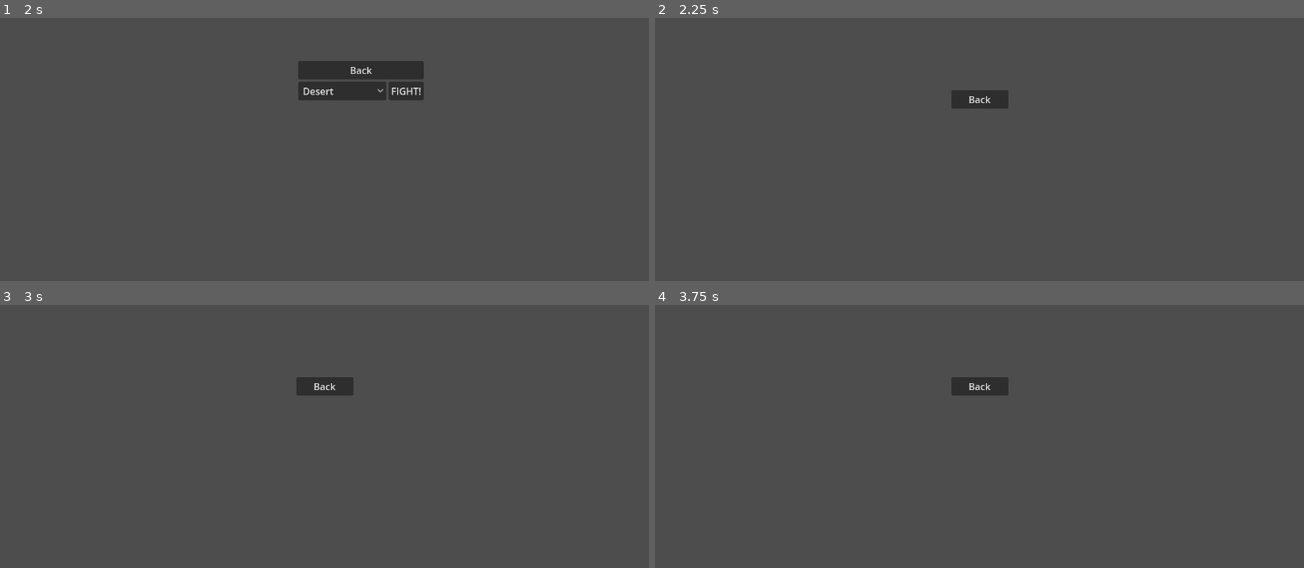
Above: before the commit, frames 1-4 (two rows, left to right).
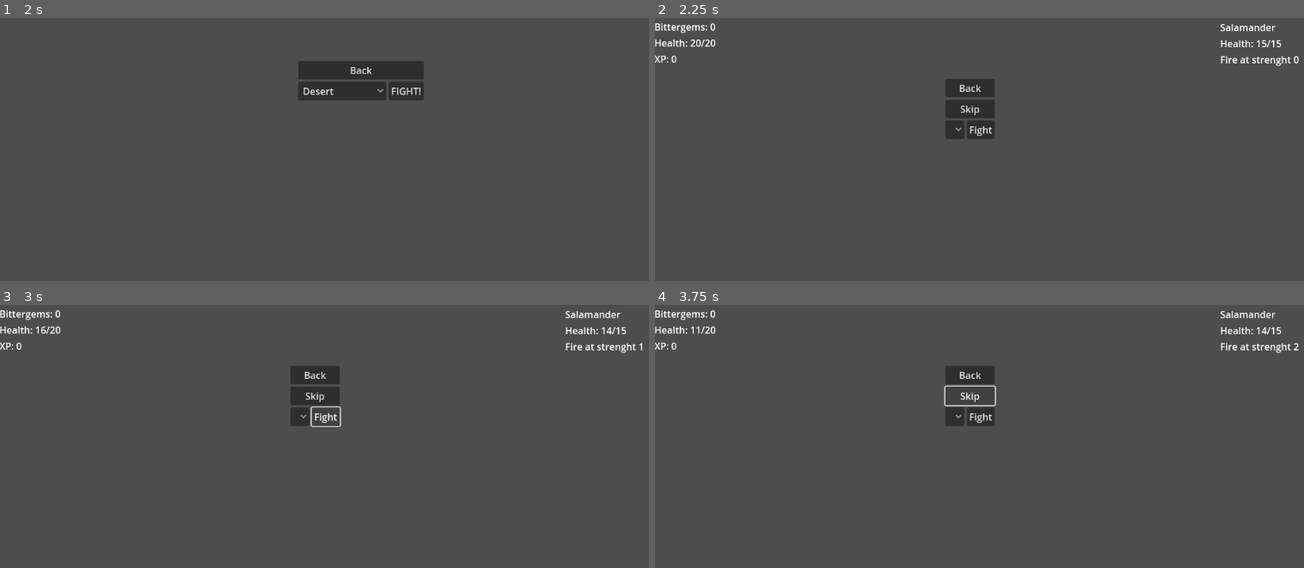
Above: after the commit, the same moments.

Repository: DrakeborgDev/elemastar
Game: Godot game, scene res://menus/main_menu.tscn
Two runs of this game, one before a commit and one after it. Both use one fixed random seed, a clock stepped at 60 frames per second and the inputs below.
Inputs (mouse positions are in pixels of both pictures, inside the frame that each line leads up to):
- Up to frame 1 (2 s): click "Begin" at 0.5 s; click "Battle" at 1.25 s
- Up to frame 2 (2.25 s): click "FIGHT!" at 2 s
- Up to frame 3 (3 s): click (324, 415) at 2.75 s, where only the run after the commit has a clickable "Fight"
- Up to frame 4 (3.75 s): click (973, 397) at 3.5 s, where only the run after the commit has a clickable "Skip"

Frame 1 is identical in both runs. In frame 2, 2.1% of the frame differs, in the area x 0-100%, y 1-47%; in frame 3, 2.0%; in frame 4, 2.0%.

Commit message:
Enemies now attack

Diff:
--- a/JSON/Enemies/beacon.json
+++ b/JSON/Enemies/beacon.json
@@ -12,7 +12,7 @@
 			"type": "Fire",
 			"damage": 1,
 			"status": {
-				"target": "player"
+				"target": "player",
 				"type": "subtractive",
 				"amount": 2,
 				"durration": 1,
--- a/JSON/Enemies/jellyfish.json
+++ b/JSON/Enemies/jellyfish.json
@@ -16,8 +16,8 @@
 		"Water",
 		"Electric"
 	],
-	"rewards": [
+	"rewards": {
 		"bittergem": 2,
 		"xp": 5
-	]
+	}
 }
--- a/JSON/Enemies/kraken.json
+++ b/JSON/Enemies/kraken.json
@@ -9,10 +9,14 @@
 			"scale": "damage"
 		}
 	],
-	"weaknesses": [],
-	"resistances": [],
-	"rewards": [
+	"weaknesses": [
+		"Air"
+	],
+	"resistances": [
+		"Water"
+	],
+	"rewards": {
 		"bittergem": 4,
 		"xp": 10
-	]
+	}
 }
--- a/menus/battle_menus/fight.tscn
+++ b/menus/battle_menus/fight.tscn
@@ -5,11 +5,66 @@
 [node name="Fight" type="Node2D"]
 script = ExtResource("1_cic3x")
 
-[node name="back" type="Button" parent="."]
-offset_left = 497.0
-offset_top = 137.0
-offset_right = 593.0
-offset_bottom = 168.0
+[node name="VBoxContainer" type="VBoxContainer" parent="."]
+offset_left = 487.0
+offset_top = 118.0
+offset_right = 532.0
+offset_bottom = 184.0
+
+[node name="back" type="Button" parent="VBoxContainer"]
+layout_mode = 2
 text = "Back"
 
-[connection signal="pressed" from="back" to="." method="_on_back_pressed"]
+[node name="Skip" type="Button" parent="VBoxContainer"]
+layout_mode = 2
+text = "Skip"
+
+[node name="HBoxContainer" type="HBoxContainer" parent="VBoxContainer"]
+layout_mode = 2
+
+[node name="OptionButton" type="OptionButton" parent="VBoxContainer/HBoxContainer"]
+layout_mode = 2
+
+[node name="Fight" type="Button" parent="VBoxContainer/HBoxContainer"]
+layout_mode = 2
+text = "Fight"
+
+[node name="EnemyDetails" type="VBoxContainer" parent="."]
+offset_left = 948.3
+offset_top = 20.0
+offset_right = 1133.3
+offset_bottom = 97.0
+
+[node name="Name" type="Label" parent="EnemyDetails"]
+layout_mode = 2
+text = "enemy name"
+
+[node name="Health" type="Label" parent="EnemyDetails"]
+layout_mode = 2
+text = "enemy health"
+
+[node name="Affinity" type="Label" parent="EnemyDetails"]
+layout_mode = 2
+text = "Element at strenght 100"
+
+[node name="PlayerDetails" type="VBoxContainer" parent="."]
+offset_left = -1.0
+offset_top = 19.0
+offset_right = 103.0
+offset_bottom = 96.0
+
+[node name="BitterGem" type="Label" parent="PlayerDetails"]
+layout_mode = 2
+text = "Bittergems: #"
+
+[node name="Health" type="Label" parent="PlayerDetails"]
+layout_mode = 2
+text = "Player health"
+
+[node name="XP" type="Label" parent="PlayerDetails"]
+layout_mode = 2
+text = "XP: #/#"
+
+[connection signal="pressed" from="VBoxContainer/back" to="." method="_on_back_pressed"]
+[connection signal="pressed" from="VBoxContainer/Skip" to="." method="_on_skip_pressed"]
+[connection signal="pressed" from="VBoxContainer/HBoxContainer/Fight" to="." method="_on_fight_pressed"]
--- a/menus/skills.tscn
+++ b/menus/skills.tscn
@@ -14,7 +14,10 @@
 
 [node name="SkillContainer" type="VBoxContainer" parent="."]
 unique_name_in_owner = true
-offset_right = 40.0
-offset_bottom = 40.0
+offset_left = 482.0
+offset_top = 131.0
+offset_right = 522.0
+offset_bottom = 171.0
+scale = Vector2(4.56, 3.56)
 
 [connection signal="pressed" from="back" to="." method="_on_back_pressed"]
--- a/scripts/battle_select.gd
+++ b/scripts/battle_select.gd
@@ -11,14 +11,14 @@
 			var curFile_as_dict = json.parse(curFile_as_text)
 			if curFile_as_dict == OK:
 				var data = json.data
-				print(json.get_data())
+				#print(json.get_data())
 				%regionSelector.add_item(data.name)
 
 				#add the json object to the allRegions list
 				GlobalValues.allRegions.append(curFile_as_text)
 			else:
 				print("JSON Parse Error: ", json.get_error_message(), " in ", curFile, " at line ", json.get_error_line())
-			print(GlobalValues.allRegions)
+			#print(GlobalValues.allRegions)
 	else:
 		for region in GlobalValues.allRegions:
 			var json = JSON.new()
@@ -39,7 +39,6 @@
 		if curData.name == %regionSelector.get_item_text(%regionSelector.get_selected_id()):
 			print("found The region")
 			fightData = curData
-
 	var affinitySize
 	if fightData.affinities != null:
 		affinitySize = fightData.affinities.size()-1
@@ -52,5 +51,5 @@
 	GlobalValues.opponent = fightData.enemies[randi_range(0, enemySize)]
 	GlobalValues.affinityModifier = 0
 	#print(fightData)
-	print("Region: ", str(GlobalValues.activeRegion), ", Element: ", str(GlobalValues.affinityElement), ", Versing: ", str(GlobalValues.opponent), ", Resetting Affinity Modifier")
+
 	get_tree().change_scene_to_file("res://menus/battle_menus/fight.tscn")
--- a/scripts/fight.gd
+++ b/scripts/fight.gd
@@ -1,7 +1,75 @@
 extends Node2D
 
+var enemyMaxHealth
+
 func _ready() -> void:
-	print("")
+	print("Region: ", str(GlobalValues.activeRegion), ", Element: ", str(GlobalValues.affinityElement), ", Versing: ", str(GlobalValues.opponent), ", Resetting Affinity Modifier")
+	$PlayerDetails/BitterGem.text = "Bittergems: "+str(int(GlobalValues.bittergems))
+	$PlayerDetails/XP.text = "XP: "+str(int(GlobalValues.xp))
+	$PlayerDetails/Health.text = "Health: "+str(int(GlobalValues.playerCurentHealth)) + "/" + str(int(GlobalValues.playerMaxHealth))
+	$EnemyDetails/Affinity.text = GlobalValues.affinityElement + " at strenght " + str(GlobalValues.affinityModifier)
+	var enemyDir = "res://JSON/Enemies/" + GlobalValues.opponent +".json"
+	var curFile_as_text = FileAccess.get_file_as_string(enemyDir)
+	var json = JSON.new()
+	var curFile_as_dict = json.parse(curFile_as_text)
+	if curFile_as_dict == OK:
+		var data = json.data
+		enemyMaxHealth = int(data.health)
+		$EnemyDetails/Name.text = data.name
+		$EnemyDetails/Health.text = "Health: " + str(int(data.health)) + "/" + str(enemyMaxHealth)
+		GlobalValues.opponent = [data.health] #0
+		GlobalValues.opponent.append(data.attacks)#1
+		GlobalValues.opponent.append(data.weaknesses)#2
+		GlobalValues.opponent.append(data.resistances)#3
+		GlobalValues.opponent.append(data.rewards)#4
+	else:
+		print("JSON Parse Error: ", json.get_error_message(), " in ", enemyDir, " at line ", json.get_error_line())
+
+func _enemy_attack():
+	var attacks = GlobalValues.opponent[1]
+	var activeAttack = attacks[randi_range(0, attacks.size()-1)]
+	match activeAttack.type:
+		GlobalValues.affinityElement:
+			print("matches")
+			GlobalValues.playerCurentHealth -= (activeAttack.damage + GlobalValues.affinityModifier)
+		"Force":
+			print("no modification")
+			GlobalValues.playerCurentHealth -= activeAttack.damage
+		_:
+			print("did not match")
+			if (activeAttack.damage - GlobalValues.affinityModifier) >= 0:
+				GlobalValues.playerCurentHealth -= (activeAttack.damage - GlobalValues.affinityModifier)
+	if GlobalValues.playerCurentHealth <= 0:
+		print("mission failed, you'll get them next time")
+		get_tree().change_scene_to_file("res://menus/battle_menus/select.tscn")
+	else:
+		$PlayerDetails/Health.text = "Health: "+str(int(GlobalValues.playerCurentHealth)) + "/" + str(int(GlobalValues.playerMaxHealth))
 
 func _on_back_pressed() -> void:
 	get_tree().change_scene_to_file("res://menus/battle_menus/select.tscn")
+
+func _on_turn_advanced():
+	#print(GlobalValues.opponent)
+	#print("value " + str(GlobalValues.affinityModifier) + " is " + str(GlobalValues.opponent[GlobalValues.affinityModifier]))
+	GlobalValues.affinityModifier += 1
+	$EnemyDetails/Health.text = "Health: " + str(int(GlobalValues.opponent[0])) + "/" + str(enemyMaxHealth)
+	if GlobalValues.opponent[0] <= 0:
+		print("You Win!")
+		GlobalValues.xp += GlobalValues.opponent[4].xp
+		GlobalValues.bittergems += GlobalValues.opponent[4].bittergem
+		GlobalValues.affinityElement = null
+		GlobalValues.opponent = null
+		get_tree().change_scene_to_file("res://menus/hub_menu.tscn")
+	else:
+		$EnemyDetails/Affinity.text = GlobalValues.affinityElement + " at strenght " + str(GlobalValues.affinityModifier)
+		_enemy_attack()
+
+
+func _on_skip_pressed() -> void:
+	print(GlobalValues.opponent)
+	_on_turn_advanced()
+
+
+func _on_fight_pressed() -> void:
+	GlobalValues.opponent[0] -= (1 + GlobalValues.affinityModifier)
+	_on_turn_advanced()
--- a/scripts/global_values.gd
+++ b/scripts/global_values.gd
@@ -6,10 +6,11 @@
 var musicVol = 75
 
 # progress
-var xp
-var bittergems
-var unlocked
-var equipped
+var xp = 0
+var lvl = 0
+var bittergems = 0
+var unlocked = []
+var equipped = []
 
 # battle vars
 var allSkills = []
@@ -18,3 +19,5 @@
 var affinityElement
 var affinityModifier
 var opponent
+var playerMaxHealth = 20
+var playerCurentHealth = 20
